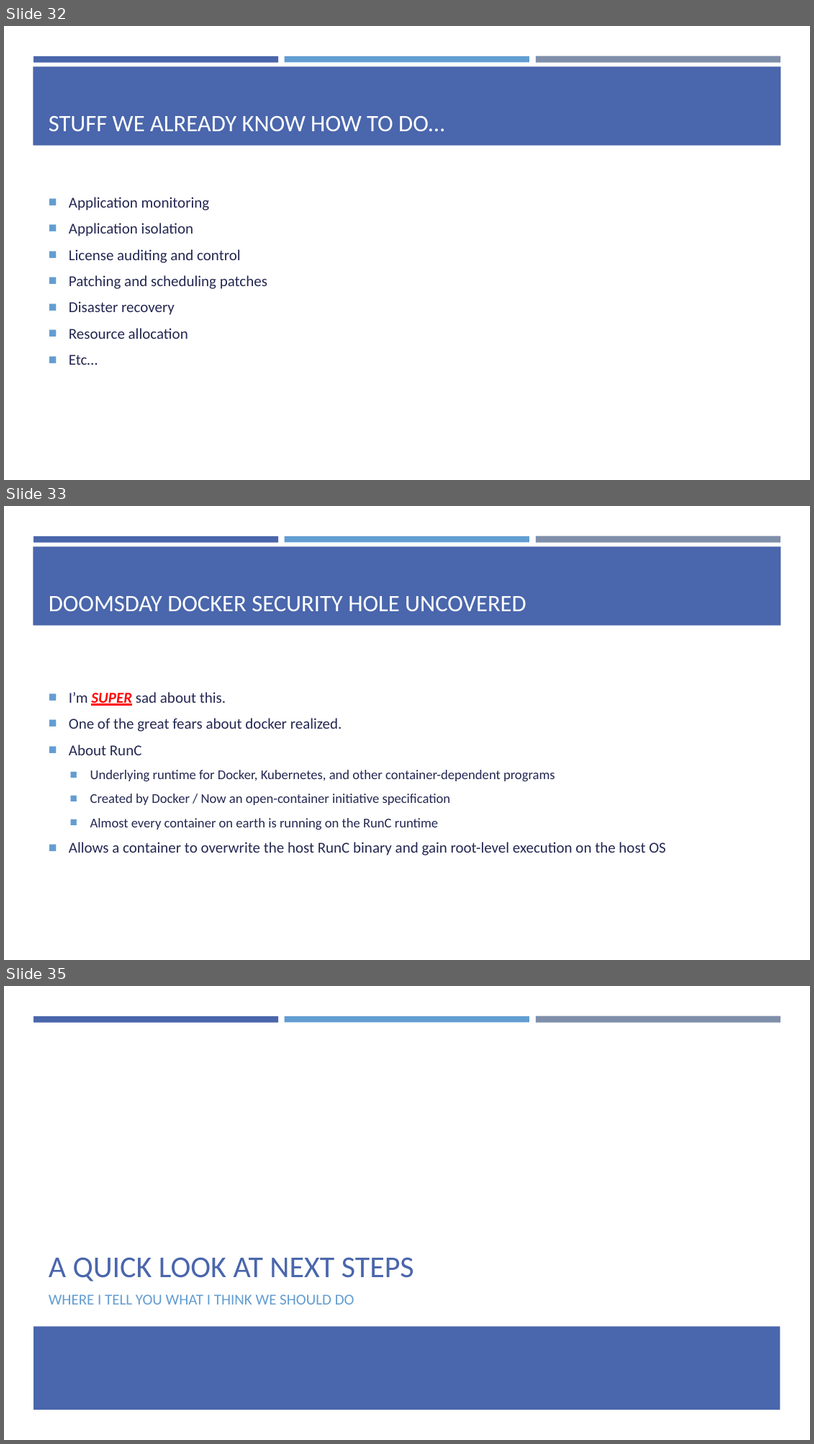
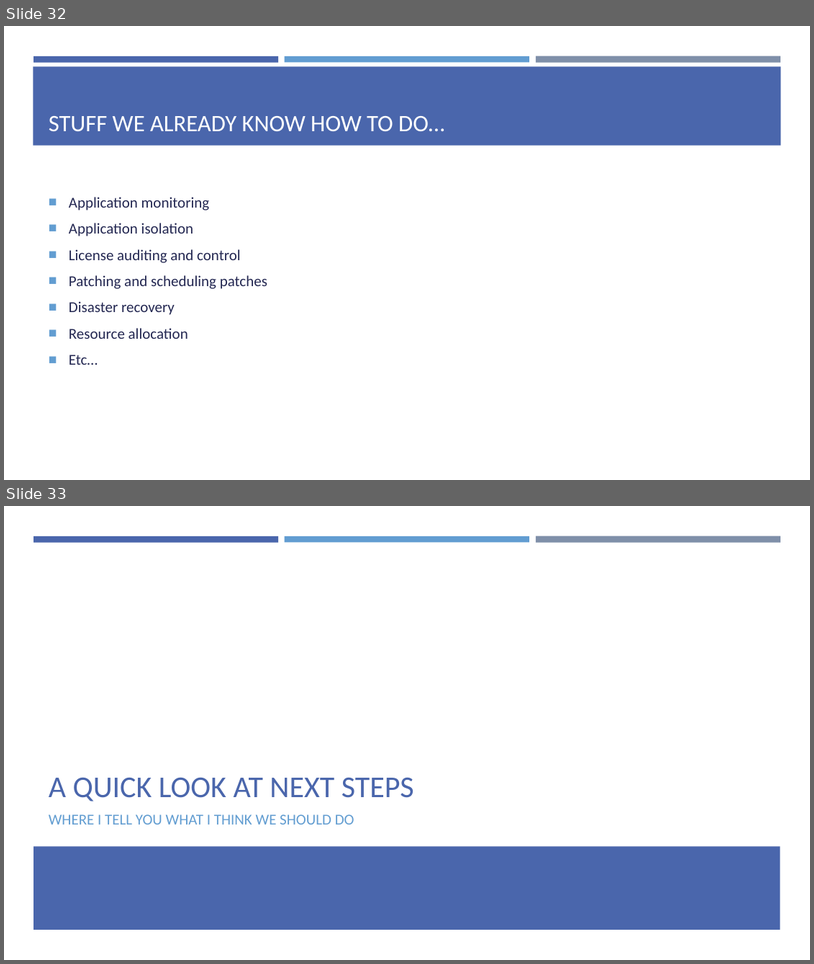
Before and after one commit to EnterpriseProductsLP/introduction-to-docker, a slide deck: presentation/presentation.pptx. Shown one above the other, each under a label of ours: slides 32, 33 and 35 before the commit, slides 32 and 33 after it; the slides between them are not shown. The pictures are 814x1444 and 814x964 pixels, drawn with LibreOffice and Linux fonts; fonts in the diff are those of the drawing. Boxes give left, top, right and bottom in pixels: in the first picture for what was removed or moved away, otherwise in the second. Text is boxed around its words. In the diff, an @@ line names an element or a change of style, - is before the commit and + after.

Commit message:
Removed doomsday slides.

```diff
--- a/presentation/presentation.pptx
+++ b/presentation/presentation.pptx
@@ slide 33 removed at (4, 506, 810, 960), background #FFFFFF; not listed: 4 template elements that a slide beside it also shows @@
@@ title removed at (49, 596, 527, 611) @@
-DOOMSDAY DOCKER SECURITY HOLE UNCOVERED
@@ text removed at (69, 692, 666, 855) @@
-■ I’m SUPER sad about this.
-■ One of the great fears about docker realized.
-■ About RunC
-  ■ Underlying runtime for Docker, Kubernetes, and other container-dependent programs
-  ■ Created by Docker / Now an open-container initiative specification
-  ■ Almost every container on earth is running on the RunC runtime
-■ Allows a container to overwrite the host RunC binary and gain root-level execution on the host OS
@@ what was slide 35 is now slide 33 @@
```
Also in this commit, not shown: 1 other slide removed.
